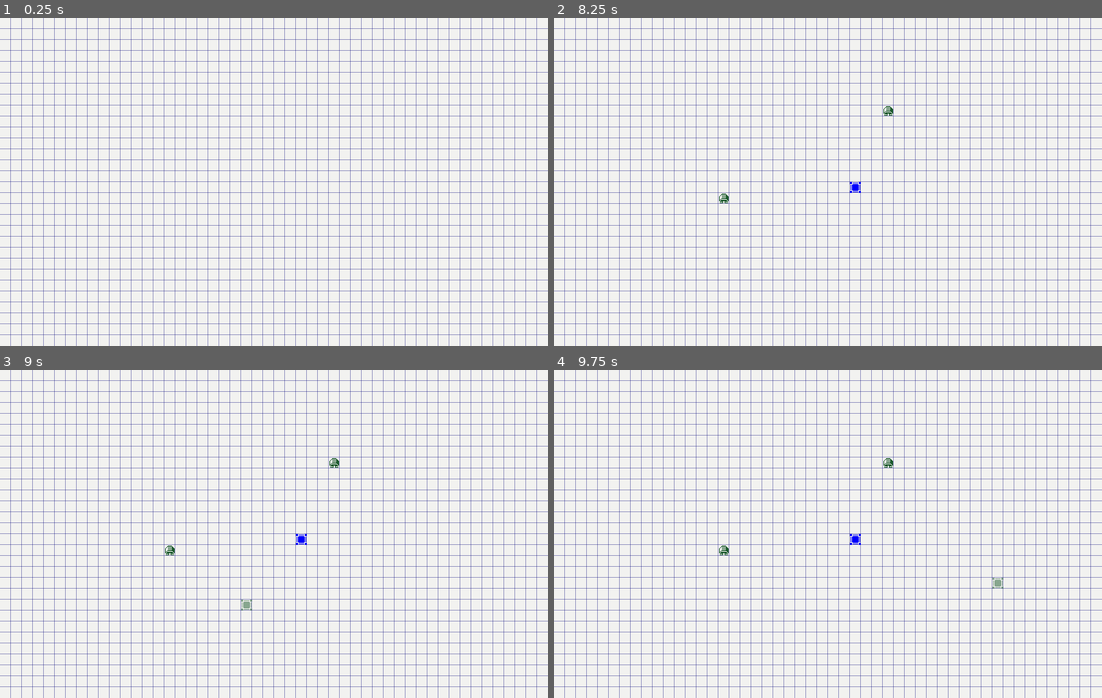
Above: before the commit, frames 1-4 (two rows, left to right).
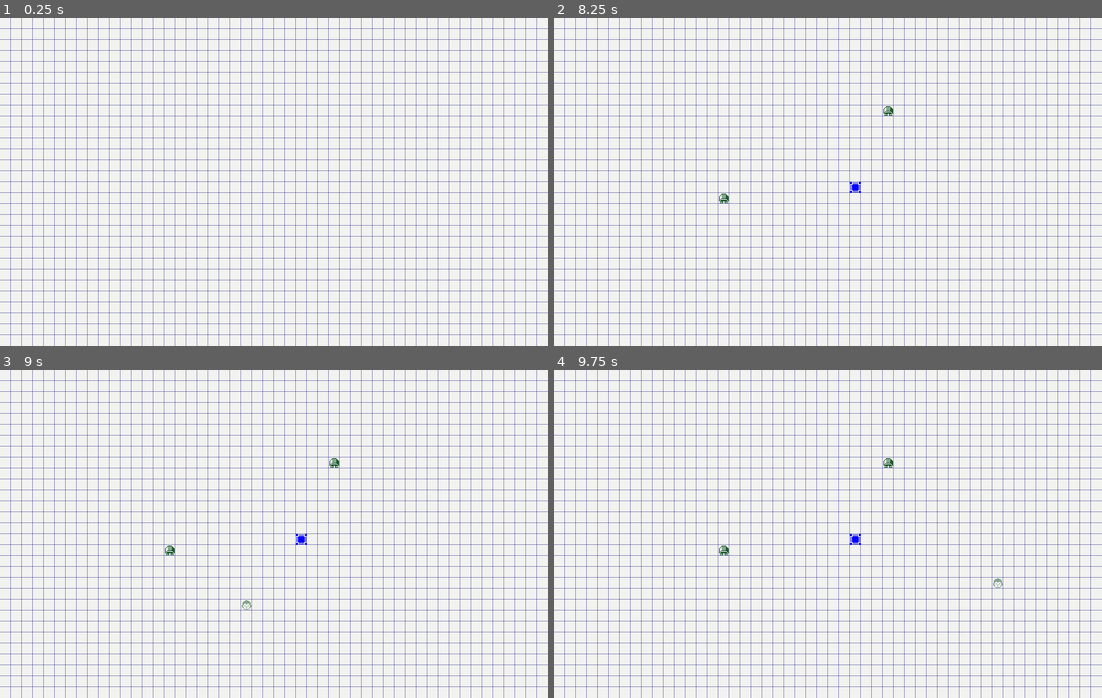
Above: after the commit, the same moments.

Repository: MaxNoragami/ATWS
Game: Godot game, scene res://Scenes/main.tscn
The game is run twice, just before and just after one commit, with the same random seed, the same clock (stepped at 60 frames per second) and the same inputs.
Inputs (mouse positions are in pixels of both pictures, inside the frame that each line leads up to):
- Up to frame 1 (0.25 s): no input
- Up to frame 2 (8.25 s): tap Enter at 0.5, 2, 3.5 s; move the mouse to (948, 165) at 0.52 s; hold Space (next_iteration) 0.53-1.28 s; click (948, 165) at 0.8 s; move the mouse to (718, 198) at 1.27 s; click (718, 198) at 1.35 s; tap D (switch_entity) at 1.55, 3.8, 6.05 s; move the mouse to (882, 109) at 2.02 s; hold D (switch_entity) 2.03-2.78 s; tap Space (next_iteration) at 2.3, 2.75, 2.85, 4.25, 4.55, 6.8, 7.35 s; move the mouse to (800, 247) at 2.77 s; click (800, 247) at 3.05 s; move the mouse to (992, 231) at 3.52 s; press the mouse at (992, 231) at 3.53 s; tap F (debug_mode) at 4.15 s; move the mouse to (663, 132) at 4.27 s; release the mouse at (663, 132) at 4.28 s; tap A (place_mode) at 4.35 s; move the mouse to (855, 182) at 5.02 s; hold D (switch_entity) 5.03-5.78 s; click (855, 182) at 5.3 s; move the mouse to (745, 100) at 5.77 s; tap G (switch_gender) at 5.85 s; move the mouse to (948, 165) at 6.52 s; hold S (switch_team) 6.53-7.28 s; move the mouse to (718, 198) at 7.27 s; click (718, 198) at 7.55 s; move the mouse to (882, 109) at 8.02 s; press the mouse at (882, 109) at 8.03 s
- Up to frame 3 (9 s): tap D (switch_entity) at 8.3, 8.85 s; move the mouse to (246, 599) at 8.77 s; release the mouse at (246, 599) at 8.78 s
- Up to frame 4 (9.75 s): tap Space (next_iteration) at 9.05 s; move the mouse to (992, 583) at 9.52 s; hold Space (next_iteration) from 9.53 s (still down)

Frames 1-2 are identical in both runs. In frame 3, less than 0.1% of the frame differs, in the area x 44-46%, y 70-74%; in frame 4, less than 0.1%.

Commit message:
Added a tank as an entity with a special field of view

Diff:
--- a/Scenes/main.tscn
+++ b/Scenes/main.tscn
@@ -6,6 +6,7 @@
 [ext_resource type="PackedScene" uid="uid://bdp4xjseqogel" path="res://Scenes/rigid_body.tscn" id="3_kry3j"]
 [ext_resource type="PackedScene" uid="uid://dgyq4guw5pgbk" path="res://Scenes/house.tscn" id="4_21xkr"]
 [ext_resource type="Texture2D" uid="uid://ynhpgth7b45v" path="res://Sprites/tiles.png" id="4_jjvhh"]
+[ext_resource type="PackedScene" uid="uid://b8om3q4r4yyhh" path="res://Scenes/tank.tscn" id="5_6bp64"]
 
 [sub_resource type="TileSetAtlasSource" id="TileSetAtlasSource_kry3j"]
 texture = ExtResource("4_jjvhh")
@@ -1095,6 +1096,7 @@
 entity_scene = ExtResource("2_jjvhh")
 rigid_body_scene = ExtResource("3_kry3j")
 house_scene = ExtResource("4_21xkr")
+tank_scene = ExtResource("5_6bp64")
 
 [node name="grid" parent="." instance=ExtResource("2_bo1nx")]
 
--- /dev/null
+++ b/Scenes/tank.tscn
@@ -0,0 +1,8 @@
+[gd_scene load_steps=3 format=3 uid="uid://b8om3q4r4yyhh"]
+
+[ext_resource type="Script" uid="uid://dktdljbgrpmyd" path="res://Scripts/tank.gd" id="1_0ys04"]
+[ext_resource type="Texture2D" uid="uid://ynhpgth7b45v" path="res://Sprites/tiles.png" id="2_r30pj"]
+
+[node name="Tank" type="Sprite2D"]
+script = ExtResource("1_0ys04")
+sprite = ExtResource("2_r30pj")
--- a/Scripts/game_loop.gd
+++ b/Scripts/game_loop.gd
@@ -3,10 +3,12 @@
 @export var entity_scene: PackedScene
 @export var rigid_body_scene: PackedScene
 @export var house_scene: PackedScene
+@export var tank_scene: PackedScene
 
 var entities: Array[Entity] = []
 var rigid_bodies: Array[RigidBody] = []
 var houses: Array[House] = []
+var tanks: Array[Tank] = []
 var grid_size = Vector2i(Game.CELLS_AMOUNT.x, Game.CELLS_AMOUNT.y)
 var occupied_positions: Dictionary = {}  # Stores all occupied grid positions
 
@@ -33,7 +35,7 @@
 # Placement mode variables
 var placement_mode = false
 var placement_preview: Node2D = null
-enum PlacementType { ENTITY, RIGID_BODY, HOUSE }
+enum PlacementType { ENTITY, RIGID_BODY, HOUSE, TANK }
 var current_placement_type = PlacementType.ENTITY
 
 # Debug mode
@@ -73,8 +75,11 @@
 	elif current_placement_type == PlacementType.RIGID_BODY:
 		placement_preview = rigid_body_scene.instantiate() as RigidBody
 		placement_preview.initialize(preview_color, team_name)
-	else:  # HOUSE
+	elif current_placement_type == PlacementType.HOUSE:
 		placement_preview = house_scene.instantiate() as House
+		placement_preview.initialize(preview_color, team_name)
+	else:  # TANK
+		placement_preview = tank_scene.instantiate() as Tank
 		placement_preview.initialize(preview_color, team_name)
 
 	placement_preview.visible = false  # Hide initially until placement mode is activated
@@ -117,6 +122,11 @@
 	for house in houses:
 		var pos_string = str(house.position_in_grid.x) + "," + str(house.position_in_grid.y)
 		occupied_positions[pos_string] = house
+
+	# Add tanks to occupied positions
+	for tank in tanks:
+		var pos_string = str(tank.position_in_grid.x) + "," + str(tank.position_in_grid.y)
+		occupied_positions[pos_string] = tank
 
 # Check if there are any available adjacent cells around a position
 func has_available_adjacent_cell(pos: Vector2i) -> bool:
@@ -217,6 +227,9 @@
 		elif current_placement_type == PlacementType.RIGID_BODY:
 			current_placement_type = PlacementType.HOUSE
 			print("Placement type: House")
+		elif current_placement_type == PlacementType.HOUSE:
+			current_placement_type = PlacementType.TANK
+			print("Placement type: Tank")
 		else:
 			current_placement_type = PlacementType.ENTITY
 			print("Placement type: Entity")
@@ -244,6 +257,12 @@
 				if debug_mode:
 					entity.update_possible_moves(grid_size, occupied_positions)
 
+		# Update all tanks' debug visualization
+		for tank in tanks:
+			tank.set_debug_visibility(debug_mode)
+			if debug_mode:
+				tank.update_possible_moves(grid_size, occupied_positions)
+
 	# Place entity or rigid body at current position
 	if event.is_action_pressed("place_entity") and placement_mode:
 		place_at_preview()
@@ -260,6 +279,19 @@
 
 	# Process entities leaving houses
 	process_house_exits()
+
+	# Process tanks movement
+	for tank in tanks:
+		# Get current position and remove from occupied positions
+		var old_pos_string = str(tank.position_in_grid.x) + "," + str(tank.position_in_grid.y)
+		occupied_positions.erase(old_pos_string)
+
+		# Move tank
+		tank.move_randomly(grid_size, occupied_positions)
+
+		# Add new position to occupied positions
+		var new_pos_string = str(tank.position_in_grid.x) + "," + str(tank.position_in_grid.y)
+		occupied_positions[new_pos_string] = tank
 
 	# Create a copy of the entities array to safely iterate
 	var current_entities = entities.duplicate()
@@ -311,8 +343,11 @@
 		# Then update the debug visualization for each entity
 		for entity in entities:
 			if not entity.is_dead:
-				# Clear previous visualization and calculate new possible moves
 				entity.update_possible_moves(grid_size, occupied_positions)
+
+		# Update the debug visualization for each tank
+		for tank in tanks:
+			tank.update_possible_moves(grid_size, occupied_positions)
 
 # Check for entities entering houses
 func check_for_house_entries() -> void:
@@ -606,7 +641,7 @@
 		# Mark this position as occupied immediately
 		occupied_positions[pos_string] = rigid_body
 
-	else:  # HOUSE
+	elif current_placement_type == PlacementType.HOUSE:
 		# Create a new house at the preview position
 		var house = house_scene.instantiate() as House
 		house.initialize(color, team_name)
@@ -622,3 +657,22 @@
 
 		# Mark this position as occupied immediately
 		occupied_positions[pos_string] = house
+
+	else:  # TANK
+		# Create a new tank at the preview position
+		var tank = tank_scene.instantiate() as Tank
+		tank.initialize(color, team_name)
+		tank.position_in_grid = placement_preview.position_in_grid
+		tank.global_position = Vector2(tank.position_in_grid.x * Game.CELL_SIZE.x + Game.CELL_SIZE.x / 2,
+									tank.position_in_grid.y * Game.CELL_SIZE.y + Game.CELL_SIZE.y / 2)
+
+		add_child(tank)
+		tanks.append(tank)
+
+		# Mark this position as occupied immediately
+		occupied_positions[pos_string] = tank
+
+		# If debug mode is on, show vision area
+		if debug_mode:
+			tank.set_debug_visibility(true)
+			tank.update_possible_moves(grid_size, occupied_positions)
--- /dev/null
+++ b/Scripts/tank.gd
@@ -0,0 +1,172 @@
+extends Node2D
+
+class_name Tank
+
+@export var sprite: Texture2D
+var entity_color: Color = Color(1.0, 1.0, 1.0)  # Default color (white)
+var team: String = "None"
+var position_in_grid: Vector2i
+var facing_direction: Vector2i = Vector2i(0, -1)  # Default facing up
+
+# Atlas coordinates for different directions
+var sprite_atlas = {
+	Vector2i(0, -1): Vector2i(9, 20),   # Up
+	Vector2i(0, 1): Vector2i(10, 20),   # Down
+	Vector2i(1, 0): Vector2i(11, 20),   # Right
+	Vector2i(-1, 0): Vector2i(11, 20)   # Left (same as right but flipped)
+}
+
+var vision_pattern = []  # Will be populated based on direction
+var movement: TankMovement
+var debug_visualizer: TankVisionVisualizer
+var is_dead: bool = false
+
+func _init(color: Color = Color(1.0, 1.0, 1.0), team_name: String = "None") -> void:
+	entity_color = color
+	team = team_name
+
+func _ready() -> void:
+	# Create sprite
+	var sprite_node = Sprite2D.new()
+	sprite_node.texture = sprite
+	sprite_node.region_enabled = true  # Enable region selection for atlas
+
+	# Apply color tint
+	sprite_node.modulate = entity_color
+
+	add_child(sprite_node)
+
+	# Set initial sprite based on direction
+	update_sprite_for_direction()
+
+	# Add movement component
+	movement = TankMovement.new()
+	add_child(movement)
+
+	# Add debug visualizer
+	debug_visualizer = TankVisionVisualizer.new(self)
+	add_child(debug_visualizer)
+
+	# Calculate initial vision pattern
+	calculate_vision_pattern()
+
+# Initialize the tank with custom parameters
+func initialize(color: Color, team_name: String) -> void:
+	entity_color = color
+	team = team_name
+
+	# Update the sprite if it already exists
+	if get_child_count() > 0 and get_child(0) is Sprite2D:
+		get_child(0).modulate = entity_color
+
+# Update possible moves and debug visualization
+func update_possible_moves(grid_size: Vector2i, occupied_positions: Dictionary) -> void:
+	var moves = movement.calculate_possible_moves(grid_size, occupied_positions)
+	debug_visualizer.show_vision_area(calculate_vision_pattern(), grid_size)
+
+# Calculate vision pattern based on current direction
+func calculate_vision_pattern() -> Array[Vector2i]:
+	# Create a properly typed array for the result
+	var result: Array[Vector2i] = []
+
+	# Instead of using rotation formulas which might be causing issues,
+	# we'll define each pattern explicitly
+
+	if facing_direction == Vector2i(0, -1):  # Up
+		# Original pattern
+		result = [
+			# Row 1 (furthest ahead)
+			Vector2i(0, -3),
+			# Row 2
+			Vector2i(-1, -2), Vector2i(0, -2), Vector2i(1, -2),
+			# Row 3
+			Vector2i(-2, -1), Vector2i(-1, -1), Vector2i(0, -1), Vector2i(1, -1), Vector2i(2, -1),
+			# Row 4 (tank is here at 0,0)
+			Vector2i(-2, 0), Vector2i(-1, 0), Vector2i(1, 0), Vector2i(2, 0),
+			# Row 5 (behind tank)
+			Vector2i(-1, 1), Vector2i(0, 1), Vector2i(1, 1)
+		]
+	elif facing_direction == Vector2i(0, 1):  # Down
+		# Down pattern - mirrored from up
+		result = [
+			# Row 1 (furthest ahead - now below tank)
+			Vector2i(0, 3),
+			# Row 2
+			Vector2i(-1, 2), Vector2i(0, 2), Vector2i(1, 2),
+			# Row 3
+			Vector2i(-2, 1), Vector2i(-1, 1), Vector2i(0, 1), Vector2i(1, 1), Vector2i(2, 1),
+			# Row 4 (tank is here at 0,0)
+			Vector2i(-2, 0), Vector2i(-1, 0), Vector2i(1, 0), Vector2i(2, 0),
+			# Row 5 (behind tank - now above)
+			Vector2i(-1, -1), Vector2i(0, -1), Vector2i(1, -1)
+		]
+	elif facing_direction == Vector2i(1, 0):  # Right
+		# Right pattern
+		result = [
+			# Furthest right
+			Vector2i(3, 0),
+			# Second column
+			Vector2i(2, -1), Vector2i(2, 0), Vector2i(2, 1),
+			# Third column
+			Vector2i(1, -2), Vector2i(1, -1), Vector2i(1, 0), Vector2i(1, 1), Vector2i(1, 2),
+			# Fourth column (tank is at 0,0)
+			Vector2i(0, -2), Vector2i(0, -1), Vector2i(0, 1), Vector2i(0, 2),
+			# Fifth column (behind tank)
+			Vector2i(-1, -1), Vector2i(-1, 0), Vector2i(-1, 1)
+		]
+	elif facing_direction == Vector2i(-1, 0):  # Left
+		# Left pattern
+		result = [
+			# Furthest left
+			Vector2i(-3, 0),
+			# Second column
+			Vector2i(-2, -1), Vector2i(-2, 0), Vector2i(-2, 1),
+			# Third column
+			Vector2i(-1, -2), Vector2i(-1, -1), Vector2i(-1, 0), Vector2i(-1, 1), Vector2i(-1, 2),
+			# Fourth column (tank is at 0,0)
+			Vector2i(0, -2), Vector2i(0, -1), Vector2i(0, 1), Vector2i(0, 2),
+			# Fifth column (behind tank)
+			Vector2i(1, -1), Vector2i(1, 0), Vector2i(1, 1)
+		]
+
+	# Translate pattern to be relative to tank's position
+	var absolute_result: Array[Vector2i] = []
+	for pos in result:
+		absolute_result.append(position_in_grid + pos)
+
+	return absolute_result
+
+# Delegate to movement component
+func move_randomly(grid_size: Vector2i, occupied_positions: Dictionary) -> void:
+	var old_direction = facing_direction
+	movement.move_randomly(grid_size, occupied_positions)
+
+	# If direction changed, update sprite
+	if old_direction != facing_direction:
+		update_sprite_for_direction()
+
+	# Update debug visualization with new vision pattern
+	if debug_visualizer and debug_visualizer.is_visible:
+		debug_visualizer.show_vision_area(calculate_vision_pattern(), grid_size)
+
+# Update sprite based on current direction
+func update_sprite_for_direction() -> void:
+	var atlas_coords = sprite_atlas[facing_direction]
+
+	if get_child_count() > 0 and get_child(0) is Sprite2D:
+		var sprite_node = get_child(0) as Sprite2D
+		sprite_node.region_rect = Rect2(atlas_coords.x * 16, atlas_coords.y * 16, 16, 16)
+
+		# Handle flipping for left direction
+		sprite_node.flip_h = (facing_direction == Vector2i(-1, 0))  # Flip if facing left
+
+# Helper function to set opacity (useful for preview)
+func set_opacity(opacity: float) -> void:
+	if get_child_count() > 0 and get_child(0) is Sprite2D:
+		var sprite_node = get_child(0) as Sprite2D
+		var current_color = sprite_node.modulate
+		sprite_node.modulate = Color(current_color.r, current_color.g, current_color.b, opacity)
+
+# Toggle debug visualization
+func set_debug_visibility(visible: bool) -> void:
+	debug_visualizer.set_visibility(visible)
--- /dev/null
+++ b/Scripts/tank_debug_vision.gd
@@ -0,0 +1,57 @@
+extends Node2D
+class_name TankVisionVisualizer
+
+var tank: Tank
+var vision_area: Array[Vector2i] = []
+var debug_squares: Array[Node2D] = []
+var is_visible: bool = false
+
+func _init(parent_tank: Tank) -> void:
+    tank = parent_tank
+
+func show_vision_area(area: Array[Vector2i], grid_size: Vector2i) -> void:
+    vision_area = area
+
+    # Clear existing debug squares
+    for square in debug_squares:
+        square.queue_free()
+    debug_squares.clear()
+
+    # Create new debug squares for each vision cell
+    for vision_pos in vision_area:
+        # Skip if outside grid boundaries
+        if vision_pos.x < 0 or vision_pos.x >= grid_size.x or vision_pos.y < 0 or vision_pos.y >= grid_size.y:
+            continue
+
+        var square = Node2D.new()
+        square.z_index = -1  # Make sure squares appear below entities
+
+        # Add the square to our debug visualizer
+        add_child(square)
+        debug_squares.append(square)
+
+        # Position the square on the grid
+        square.global_position = Vector2(vision_pos.x * Game.CELL_SIZE.x + Game.CELL_SIZE.x / 2,
+                                         vision_pos.y * Game.CELL_SIZE.y + Game.CELL_SIZE.y / 2)
+
+    # Force a redraw to update the visualization
+    queue_redraw()
+
+func _draw() -> void:
+    if not is_visible:
+        return
+
+    # Get tank's team color
+    var color = tank.entity_color
+    var transparent_color = Color(color.r, color.g, color.b, 0.2)  # More transparent for vision
+
+    # Draw squares for each vision cell
+    for i in range(debug_squares.size()):
+        var square_pos = debug_squares[i].global_position - global_position
+        var rect = Rect2(square_pos - Vector2(Game.CELL_SIZE.x / 2, Game.CELL_SIZE.y / 2),
+                        Game.CELL_SIZE)
+        draw_rect(rect, transparent_color, true)
+
+func set_visibility(visible: bool) -> void:
+    is_visible = visible
+    queue_redraw()
--- /dev/null
+++ b/Scripts/tank_move.gd
@@ -0,0 +1,74 @@
+extends Node
+class_name TankMovement
+
+# Reference to the parent tank
+var tank: Tank
+var possible_moves: Array[Vector2i] = []
+
+# Called when the node enters the scene tree for the first time
+func _ready() -> void:
+    # Get reference to parent tank
+    tank = get_parent() as Tank
+    if not tank:
+        push_error("TankMovement must be a child of a Tank node")
+
+# Calculate all possible moves (4 directions, 1 square)
+func calculate_possible_moves(grid_size: Vector2i, occupied_positions: Dictionary) -> Array[Vector2i]:
+    possible_moves.clear()
+
+    # Check 4 directions (horizontal and vertical only, no diagonals)
+    var directions = [
+        Vector2i(0, -1),  # Up
+        Vector2i(1, 0),   # Right
+        Vector2i(0, 1),   # Down
+        Vector2i(-1, 0)   # Left
+    ]
+
+    for dir in directions:
+        var new_pos = tank.position_in_grid + dir
+
+        # Ensure new position stays within grid bounds
+        if new_pos.x >= 0 and new_pos.x < grid_size.x and new_pos.y >= 0 and new_pos.y < grid_size.y:
+            # Check if position is already occupied
+            var pos_string = str(new_pos.x) + "," + str(new_pos.y)
+            if not occupied_positions.has(pos_string):
+                possible_moves.append(new_pos)
+
+    return possible_moves
+
+# Move tank randomly but only to valid adjacent cells
+func move_randomly(grid_size: Vector2i, occupied_positions: Dictionary) -> void:
+    # Calculate possible moves
+    calculate_possible_moves(grid_size, occupied_positions)
+
+    # If there are possible moves, choose one randomly
+    if possible_moves.size() > 0:
+        var random_index = randi() % possible_moves.size()
+        var new_position = possible_moves[random_index]
+
+        # Determine new facing direction based on movement
+        var dir = new_position - tank.position_in_grid
+        tank.facing_direction = dir
+
+        # Update tank's grid position
+        tank.position_in_grid = new_position
+
+        # Update tank's global position based on grid position
+        update_position()
+    # If no moves available, tank stays in place but may still change direction
+    else:
+        # Randomly change direction without moving
+        var directions = [
+            Vector2i(0, -1),  # Up
+            Vector2i(1, 0),   # Right
+            Vector2i(0, 1),   # Down
+            Vector2i(-1, 0)   # Left
+        ]
+        var random_index = randi() % directions.size()
+        tank.facing_direction = directions[random_index]
+
+# Function to update the tank's global position based on its grid position
+func update_position() -> void:
+    # Convert Vector2i to Vector2 for multiplication
+    var grid_pos_float = Vector2(tank.position_in_grid.x, tank.position_in_grid.y)
+    tank.global_position = grid_pos_float * Game.CELL_SIZE + Vector2(Game.CELL_SIZE.x / 2, Game.CELL_SIZE.y / 2)
Not shown: 1 places in Scenes/main.tscn that only renumber resources
Not shown, added: Scripts/tank.gd.uid
Not shown, added: Scripts/tank_debug_vision.gd.uid
Not shown, added: Scripts/tank_move.gd.uid
